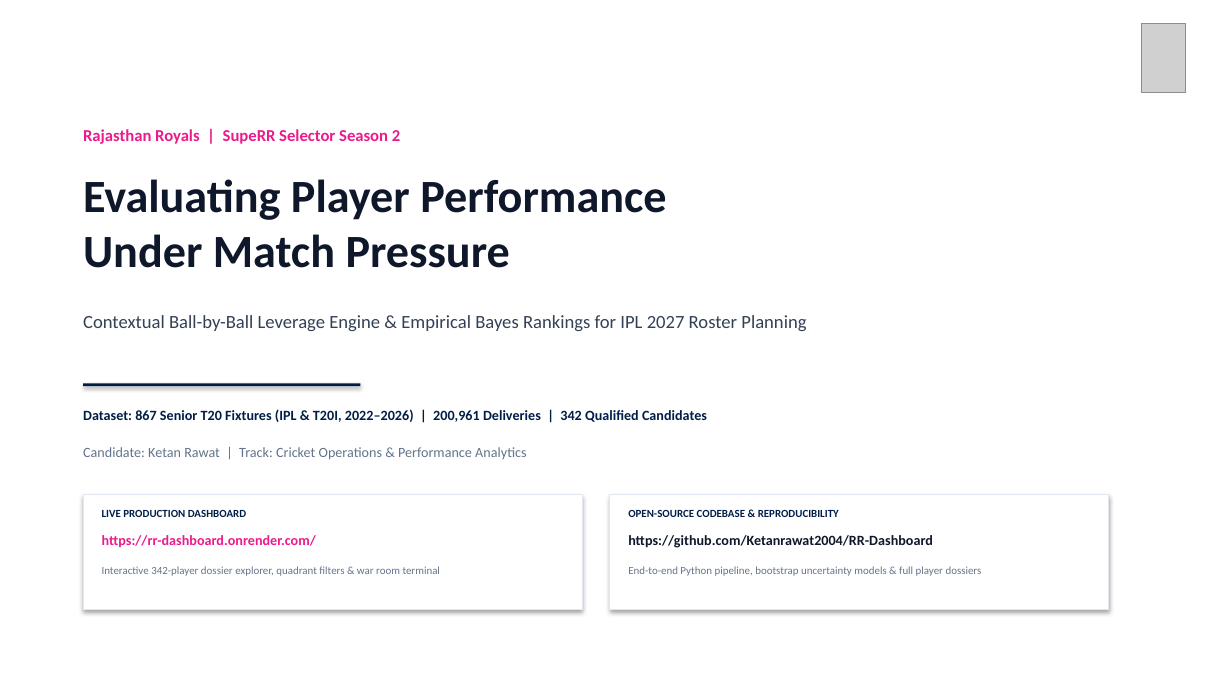
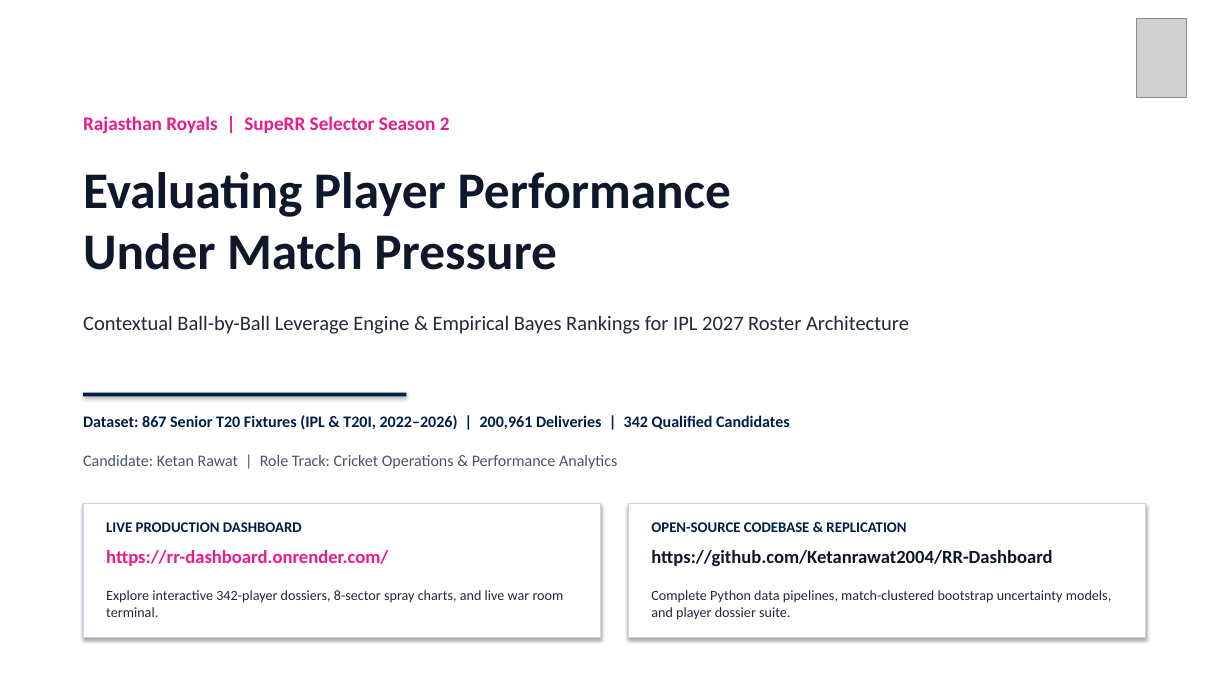
Before and after one commit to Ketanrawat2004/RR-Dashboard, a slide deck: slide 1 of pressure_output/RR_SupeRR_Selector_Season2_Ketan_Rawat.pptx. Drawn at 1232x693 pixels with LibreOffice and Linux fonts; fonts in the diff are those of the drawing; grey boxes stand for pictures. Boxes give left, top, right and bottom in pixels: in the first picture for what was removed or moved away, otherwise in the second. Text is boxed around its words. In the diff, an @@ line names an element or a change of style, - is before the commit and + after.

Commit message:
feat(presentation): complete overhaul with large high-contrast fonts, full-bleed images, and harmonized bowler KPI

```diff
--- a/pressure_output/RR_SupeRR_Selector_Season2_Ketan_Rawat.pptx
+++ b/pressure_output/RR_SupeRR_Selector_Season2_Ketan_Rawat.pptx
@@ picture: place and size @@
-picture at <box>1141,23,1186,92</box>
+picture at <box>1137,18,1187,97</box>
@@ text "Rajasthan Royals | SupeRR Selector ...": place and size @@
-text "Rajasthan Royals | SupeRR Selector ..." at <box>83,129,400,144</box>
+text "Rajasthan Royals | SupeRR Selector ..." at <box>83,116,450,134</box>
@@ text "Rajasthan Royals | SupeRR Selector ..." at <box>83,116,450,134</box>: size 13 to 15 pt @@
@@ text "Evaluating Player Performance Under Match ...": place and size @@
-text "Evaluating Player Performance Under Match ..." at <box>83,179,666,268</box>
+text "Evaluating Player Performance Under Match ..." at <box>83,172,731,270</box>
@@ text "Evaluating Player Performance Under Match ..." at <box>83,172,731,270</box>: size 36 to 40 pt @@
@@ text at <box>83,315,909,334</box>: text changed; size 14.5 to 16 pt; text colour #334155 to #1E293B @@
-Contextual Ball-by-Ball Leverage Engine & Empirical Bayes Rankings for IPL 2027 Roster Planning
+Contextual Ball-by-Ball Leverage Engine & Empirical Bayes Rankings for IPL 2027 Roster Architecture
@@ text "Dataset: 867 Senior T20 Fixtures ..." at <box>83,415,790,430</box>: size 11 to 12.5 pt @@
@@ rectangle: place and size @@
-rectangle at <box>83,384,360,386</box>
+rectangle at <box>83,393,407,396</box>
@@ text at <box>83,455,617,469</box>: text changed; size 11 to 12.5 pt; text colour #64748B to #475569 @@
-Candidate: Ketan Rawat | Track: Cricket Operations & Performance Analytics
+Candidate: Ketan Rawat | Role Track: Cricket Operations & Performance Analytics
@@ rectangle: place and size @@
-rectangle at <box>83,494,582,610</box>
+rectangle at <box>83,504,601,638</box>
@@ rectangle at <box>83,504,601,638</box>: outline #E2E8F0 0.75 pt to #CBD5E1 1.2 pt @@
@@ rectangle at <box>628,504,1146,638</box>: outline #E2E8F0 0.75 pt to #CBD5E1 1.2 pt @@
@@ rectangle: place and size @@
-rectangle at <box>610,494,1109,610</box>
+rectangle at <box>628,504,1146,638</box>
@@ text "LIVE PRODUCTION DASHBOARD": place and size @@
-text "LIVE PRODUCTION DASHBOARD" at <box>102,510,246,517</box>
+text "LIVE PRODUCTION DASHBOARD" at <box>106,522,302,532</box>
@@ text "LIVE PRODUCTION DASHBOARD" at <box>106,522,302,532</box>: size 8.5 to 11.5 pt @@
@@ text at <box>651,522,906,532</box>: text changed; size 8.5 to 11.5 pt @@
-OPEN-SOURCE CODEBASE & REPRODUCIBILITY
+OPEN-SOURCE CODEBASE & REPLICATION
@@ text "https://rr-dashboard.onrender.com/": place and size @@
-text "https://rr-dashboard.onrender.com/" at <box>102,535,316,548</box>
+text "https://rr-dashboard.onrender.com/" at <box>106,550,388,566</box>
@@ text "https://rr-dashboard.onrender.com/" at <box>106,550,388,566</box>: size 11 to 14.5 pt @@
@@ text "https://github.com/Ketanrawat2004/RR-Dashboard" at <box>651,550,1052,566</box>: size 11 to 14.5 pt @@
@@ text "https://github.com/Ketanrawat2004/RR-Dashboard": place and size @@
-text "https://github.com/Ketanrawat2004/RR-Dashboard" at <box>628,535,933,548</box>
+text "https://github.com/Ketanrawat2004/RR-Dashboard" at <box>651,550,1052,566</box>
@@ text at <box>106,590,564,617</box>: text changed; size 8.5 to 11 pt; text colour #64748B to #1E293B @@
-Interactive 342-player dossier explorer, quadrant filters & war room terminal
+Explore interactive 342-player dossiers, 8-sector spray charts, and live war room terminal.
@@ text at <box>651,590,1111,620</box>: text changed; size 8.5 to 11 pt; text colour #64748B to #1E293B @@
-End-to-end Python pipeline, bootstrap uncertainty models & full player dossiers
+Complete Python data pipelines, match-clustered bootstrap uncertainty models, and player dossier suite.
```
Also in this commit, not shown: 12 other slides changed, 5 other files.
